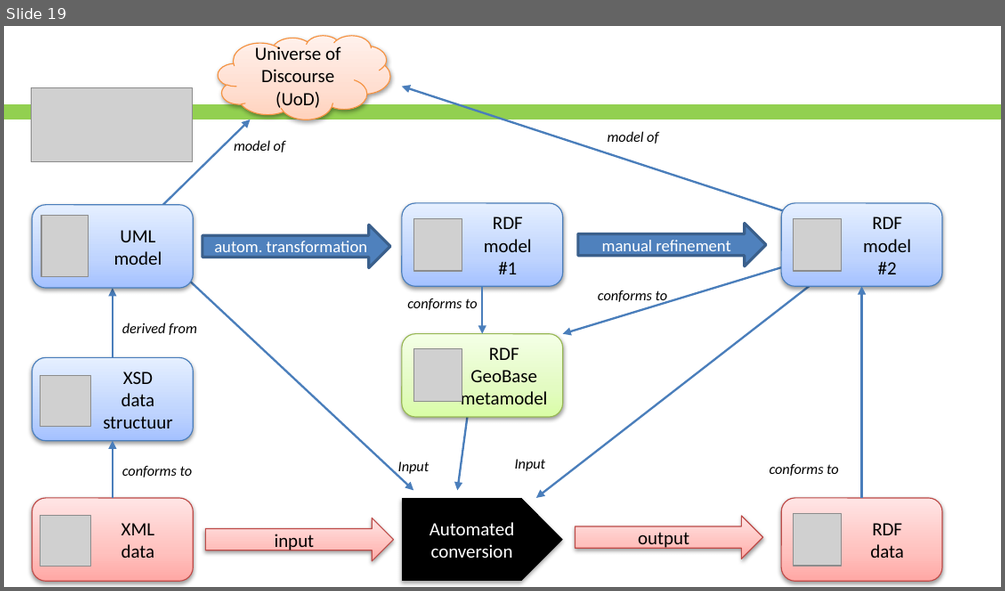
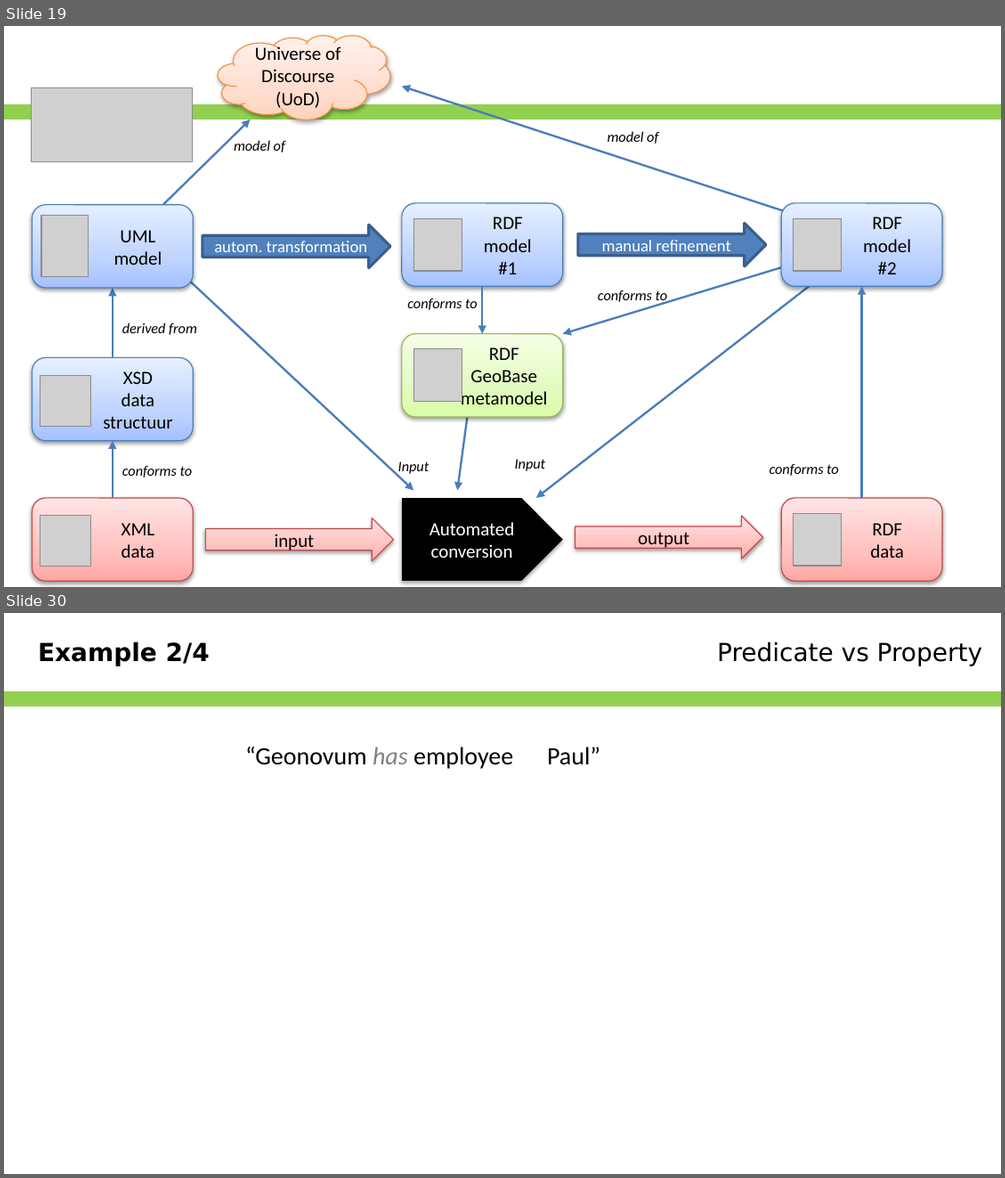
Before and after one commit to Geonovum/NEN3610-Linkeddata, a slide deck: Presentations/NEN3610-LD and ISO19103.pptx. Shown one above the other, each under a label of ours: slide 19 before the commit, slides 19 and 30 after it; the slides between them are not shown. The pictures are 1005x591 and 1005x1178 pixels, drawn with LibreOffice and Linux fonts; fonts in the diff are those of the drawing; grey boxes stand for pictures; background and template pictures are left out. Boxes give left, top, right and bottom in pixels: in the first picture for what was removed or moved away, otherwise in the second. Text is boxed around its words. In the diff, an @@ line names an element or a change of style, - is before the commit and + after.

```diff
--- a/Presentations/NEN3610-LD and ISO19103.pptx
+++ b/Presentations/NEN3610-LD and ISO19103.pptx
@@ slide 30 added at box(4, 613, 1001, 1174), background #FFFFFF; not listed: 1 template element that a slide beside it also shows @@
@@ text added at box(38, 641, 210, 666), 18 pt, text #000000, bold @@
+Example 2/4
@@ text added at box(717, 641, 982, 666), 18 pt, text #000000 @@
+Predicate vs Property
@@ text added at box(245, 747, 600, 769), 18 pt, text #000000 @@
+“Geonovum has employee Paul”
```
Also in this commit, not shown: 5 slides changed, 15 other slides added, 4 slides removed.
